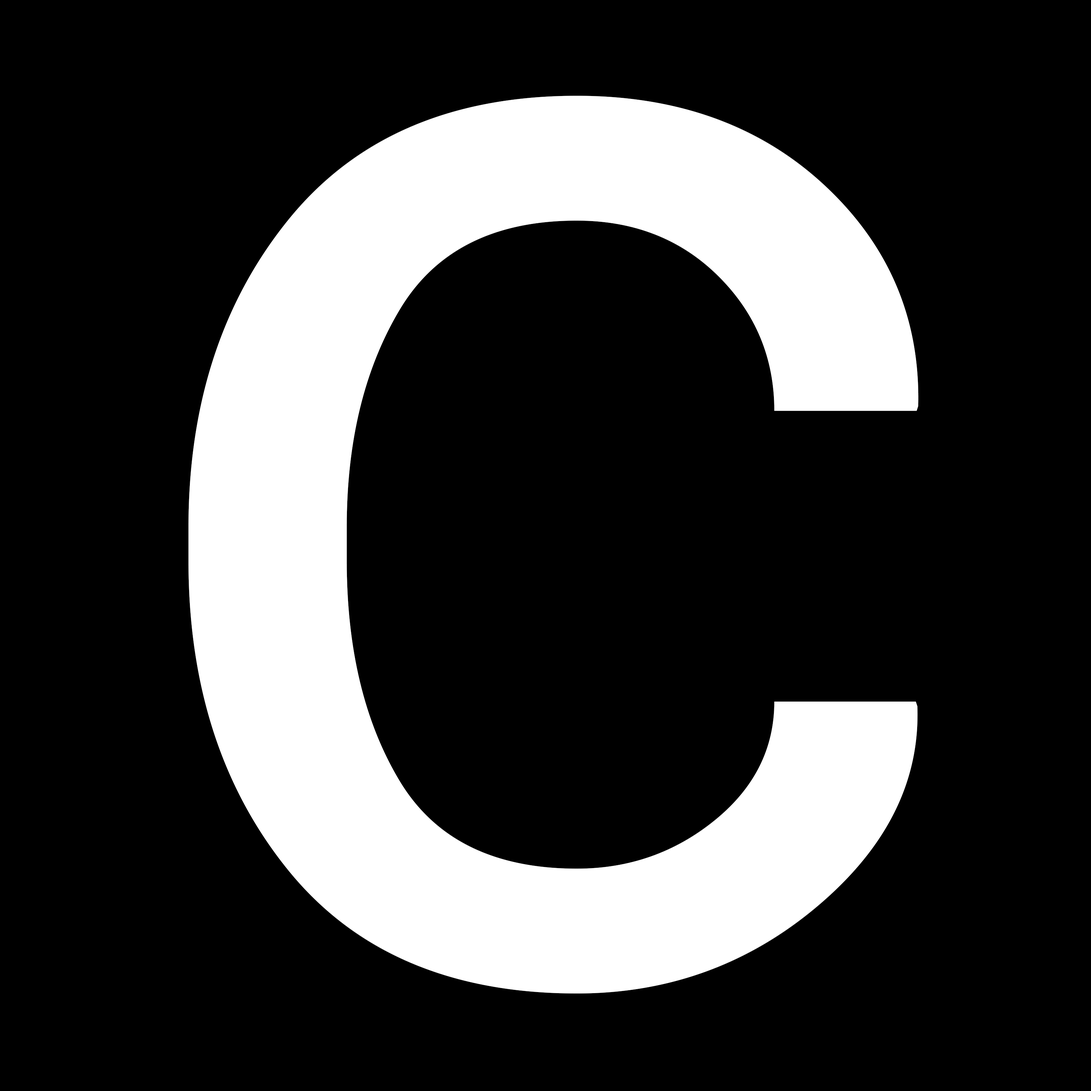
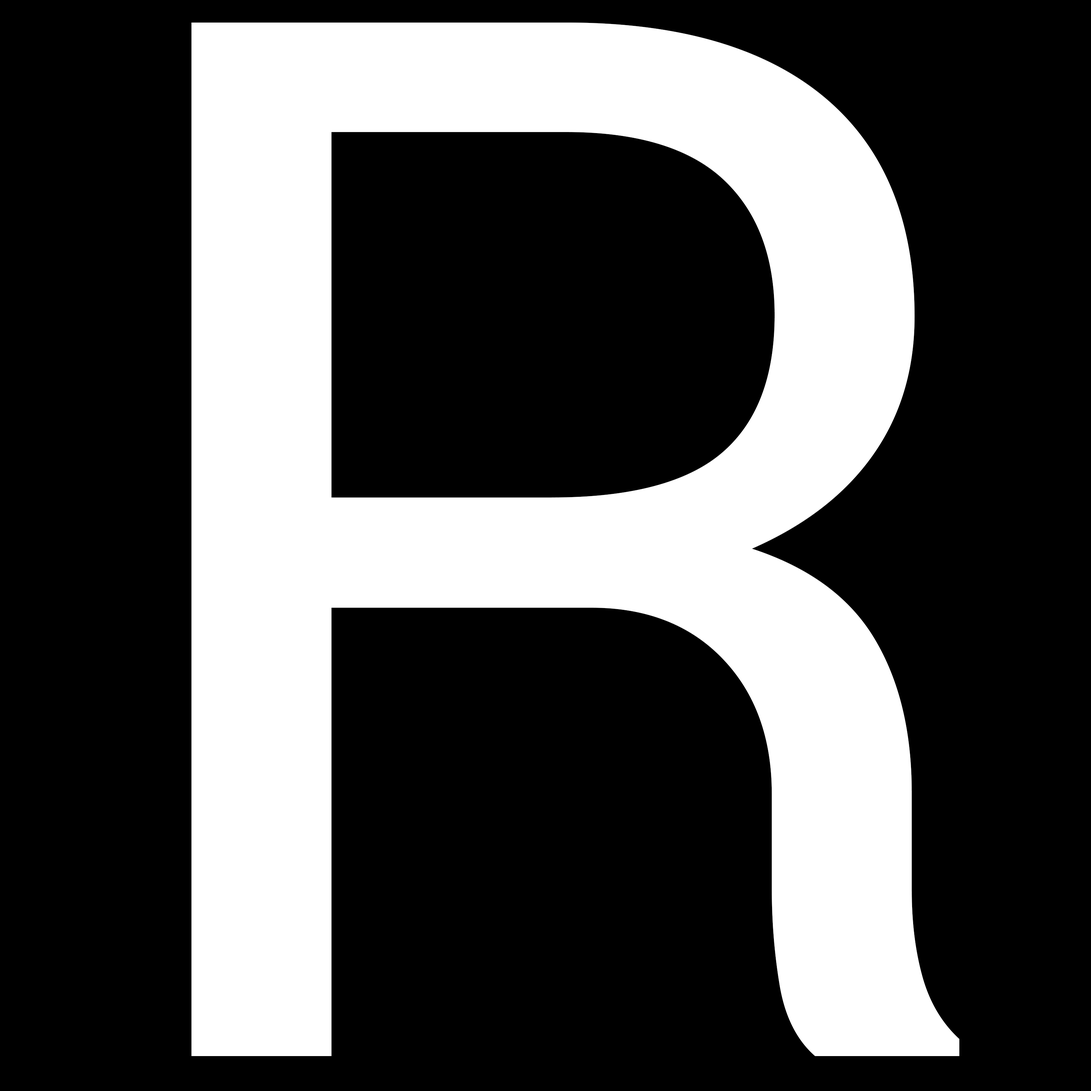
The second 1091px x 1091px image is a revision of the first. Changes to its layers:
renamed "c" to "R", painted on it over [188, 22, 960, 1057]
